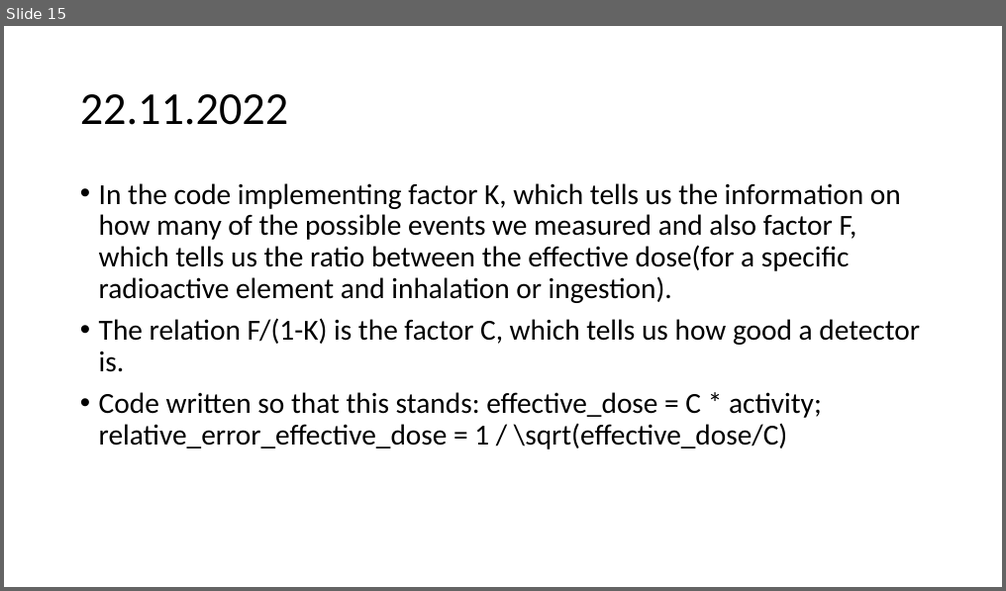
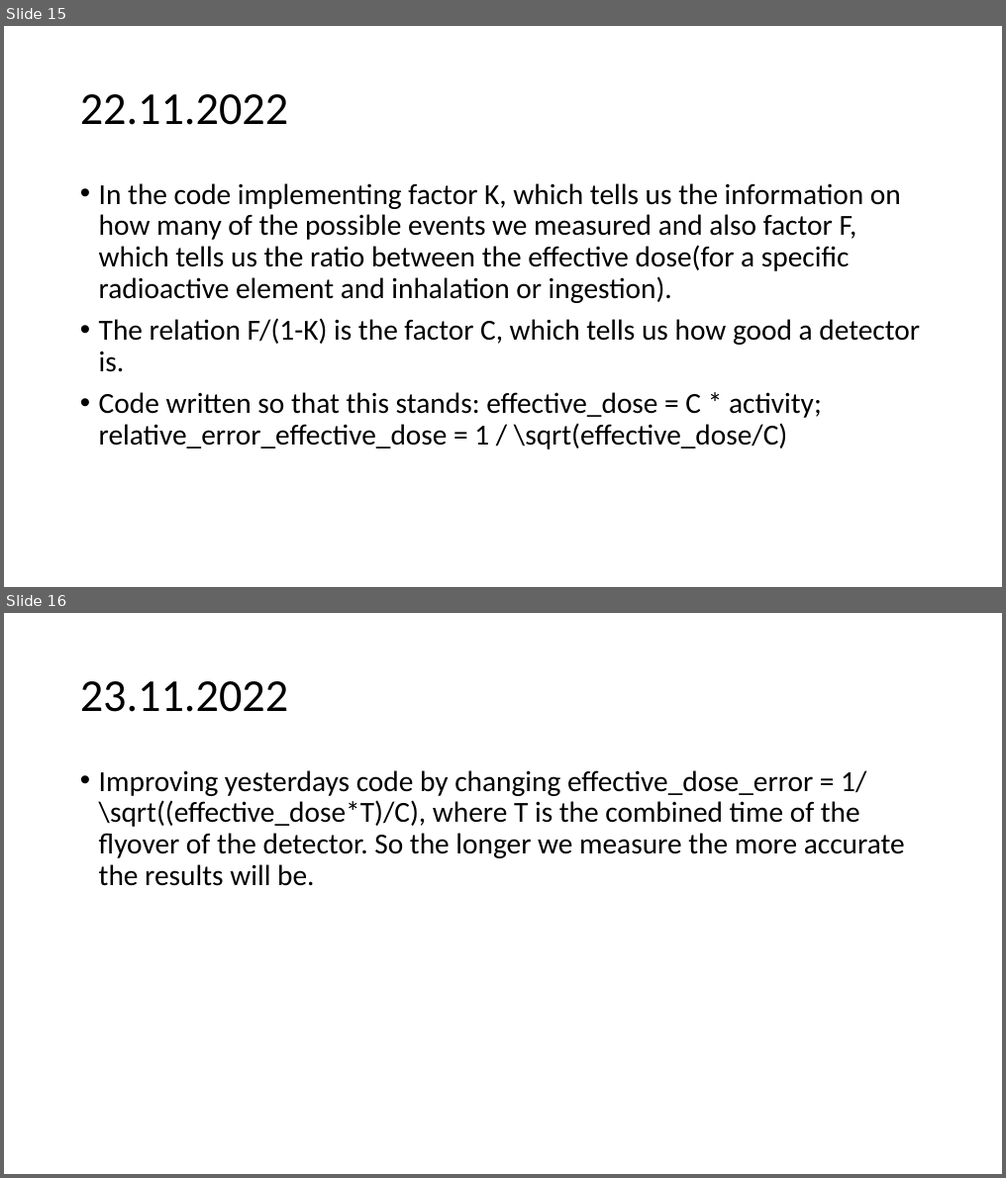
Before and after one commit to urhtrinko/DroneRadioactivity_student_job, a slide deck: reports/work_diary.pptx. Shown one above the other, each under a label of ours: slide 15 before the commit, slides 15 and 16 after it. The pictures are 1006x591 and 1006x1178 pixels, drawn with LibreOffice and Linux fonts; fonts in the diff are those of the drawing. Boxes give left, top, right and bottom in pixels: in the first picture for what was removed or moved away, otherwise in the second. Text is boxed around its words. In the diff, an @@ line names an element or a change of style, - is before the commit and + after.

```diff
--- a/reports/work_diary.pptx
+++ b/reports/work_diary.pptx
@@ slide 16 added at bbox=[4, 613, 1002, 1174], background #FFFFFF @@
@@ title added at bbox=[80, 681, 288, 712], 44 pt, text #000000 @@
+23.11.2022
@@ text added at bbox=[99, 770, 905, 886], 28 pt, text #000000 @@
+• Improving yesterdays code by changing effective_dose_error = 1/ \sqrt((effective_dose*T)/C), where T is the combined time of the flyover of the detector. So the longer we measure the more accurate the results will be.
```
